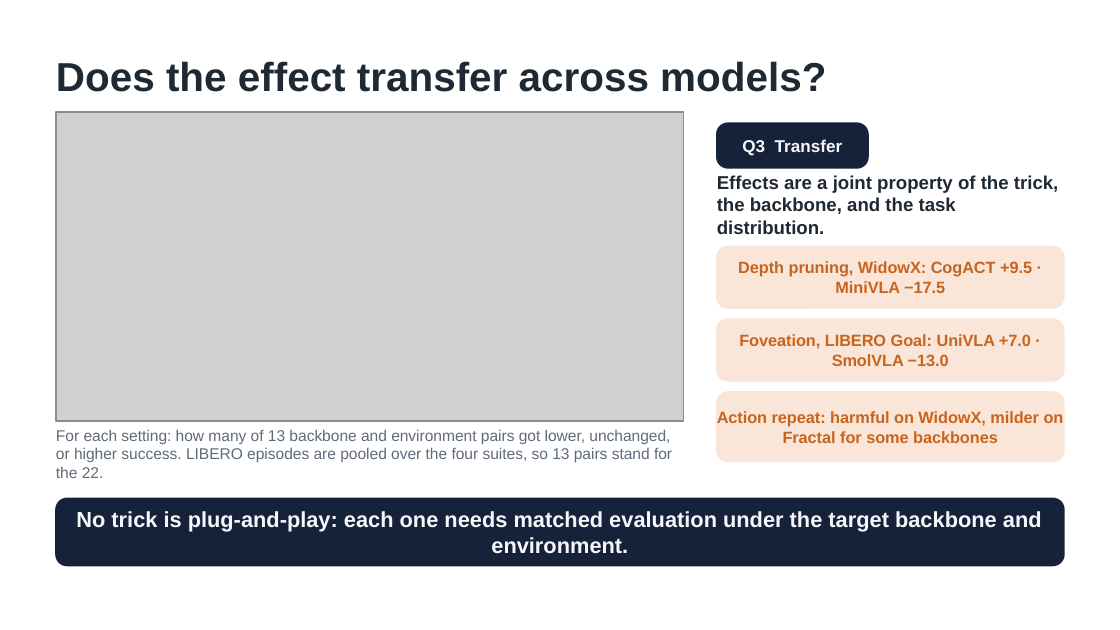
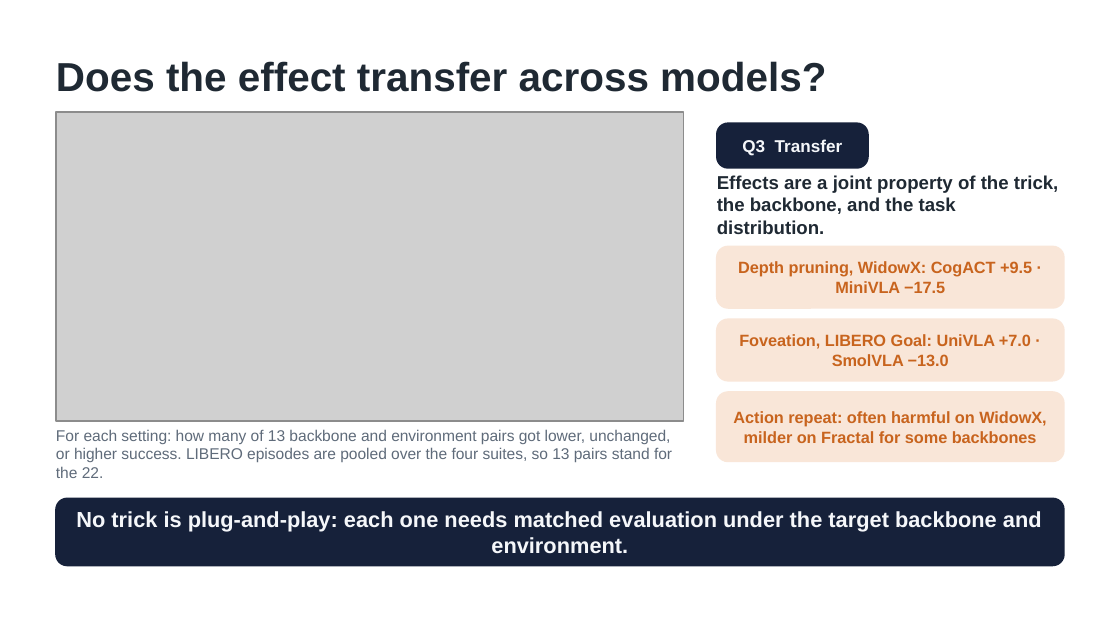
Before and after one commit to trillion-boy/BiVLA, a slide deck: slide 13 of experiments/paper/video/ICRA27_video_v2.pptx. Drawn at 1120x630 pixels with LibreOffice and Linux fonts; fonts in the diff are those of the drawing; grey boxes stand for pictures. Boxes give left, top, right and bottom in pixels: in the first picture for what was removed or moved away, otherwise in the second. Text is boxed around its words. In the diff, an @@ line names an element or a change of style, - is before the commit and + after.

```diff
--- a/experiments/paper/video/ICRA27_video_v2.pptx
+++ b/experiments/paper/video/ICRA27_video_v2.pptx
@@ text at (x1=733, y1=411, x2=1046, y2=443): text changed @@
-Action repeat: harmful on WidowX, milder on Fractal for some backbones
+Action repeat: often harmful on WidowX, milder on Fractal for some backbones
```
Also in this commit, not shown: 8 other slides changed, 11 other files.
